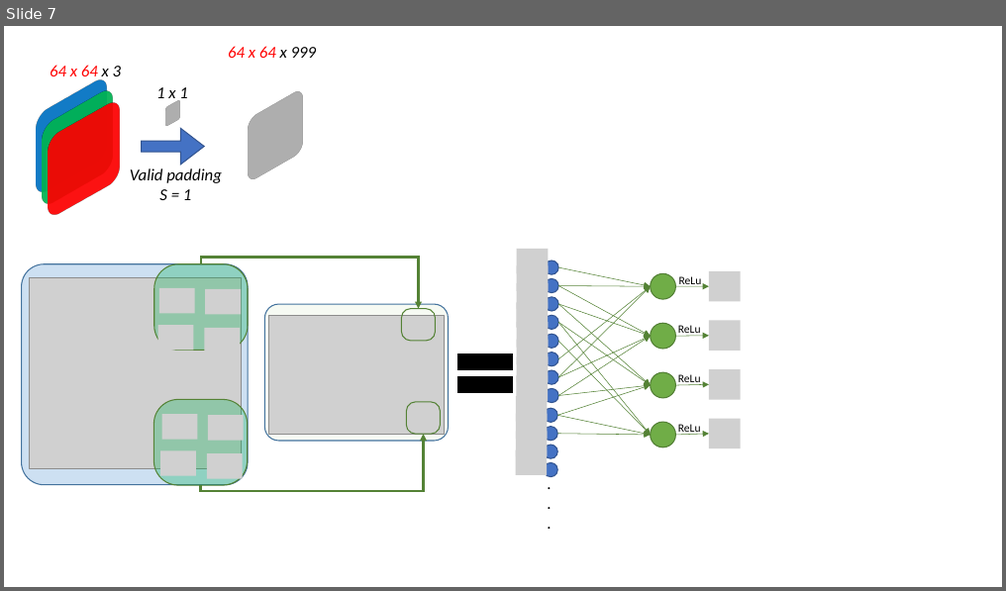
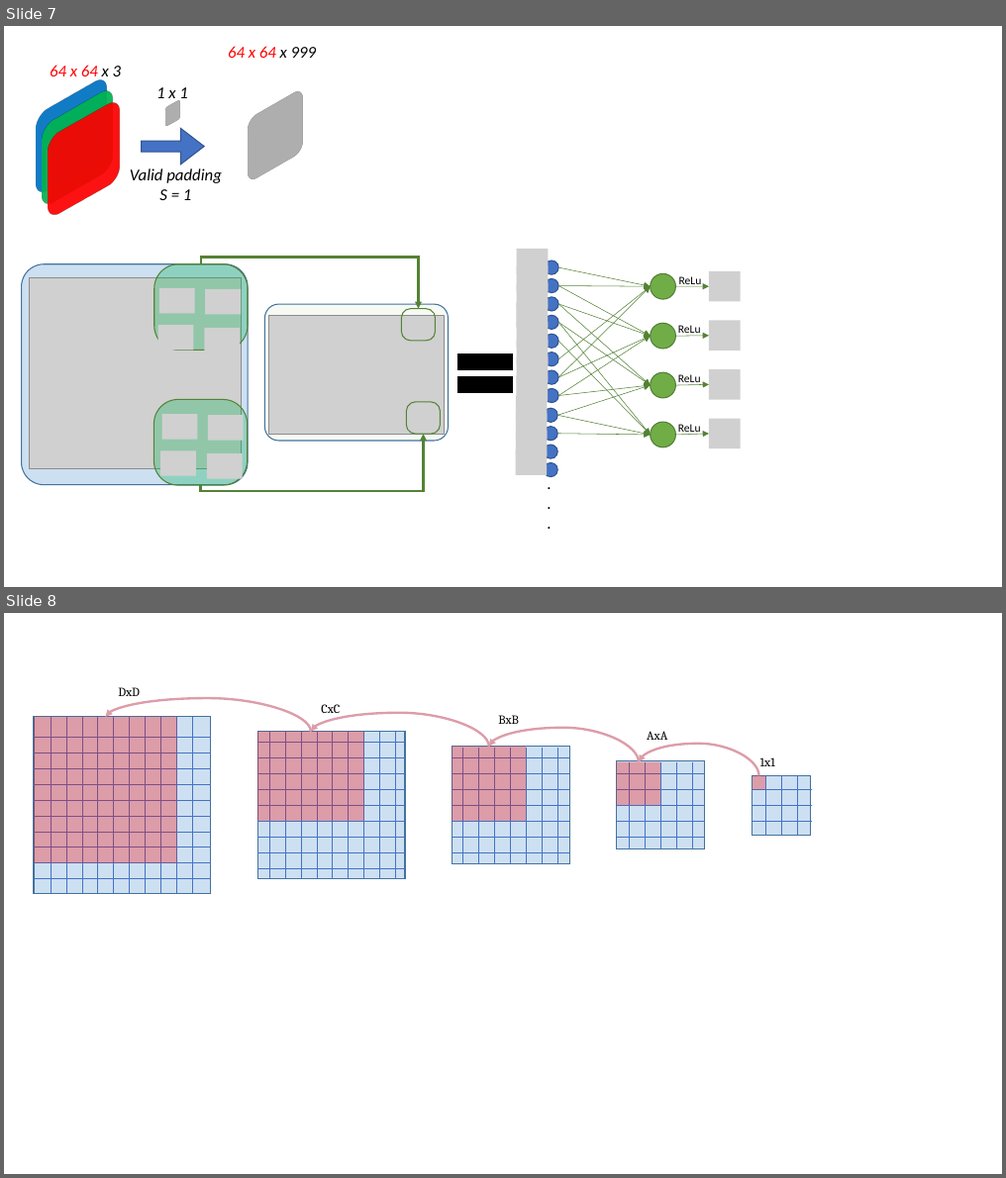
Before and after one commit to fccarvalho2/Deep-Learning, a slide deck: Figuras/Figuras.pptx. Shown one above the other, each under a label of ours: slide 7 before the commit, slides 7 and 8 after it. The pictures are 1006x591 and 1006x1178 pixels, drawn with LibreOffice and Linux fonts; fonts in the diff are those of the drawing; grey boxes stand for pictures. Boxes give left, top, right and bottom in pixels: in the first picture for what was removed or moved away, otherwise in the second. Text is boxed around its words. In the diff, an @@ line names an element or a change of style, - is before the commit and + after.

Commit message:
resumo 2

```diff
--- a/Figuras/Figuras.pptx
+++ b/Figuras/Figuras.pptx
@@ slide 8 added at box(4, 613, 1002, 1174), background #FFFFFF @@
@@ curved arrow added from (311, 731) to (105, 717), #DC9DA9 2.25 pt @@
@@ text added at box(118, 687, 140, 696), 12 pt, text #000000 @@
+DxD
@@ group added at box(34, 717, 211, 894): 20 lines, 1 rounded rectangle, 1 rectangle @@
@@ group added at box(257, 731, 405, 879): 18 lines, 1 rounded rectangle, 1 rectangle @@
@@ curved arrow added from (489, 747) to (311, 731), #DC9DA9 2.25 pt @@
@@ text added at box(321, 704, 340, 713), 12 pt, text #000000 @@
+CxC
@@ curved arrow added from (639, 761) to (489, 747), #DC9DA9 2.25 pt @@
@@ text added at box(498, 715, 519, 724), 12 pt, text #000000 @@
+BxB
@@ text added at box(647, 731, 667, 740), 12 pt, text #000000 @@
+AxA
@@ group added at box(451, 747, 570, 864): 14 lines, 1 rounded rectangle, 1 rectangle @@
@@ curved arrow added from (759, 775) to (639, 761), #DC9DA9 2.25 pt @@
@@ text added at box(760, 758, 775, 766), 12 pt, text #000000 @@
+1x1
@@ group added at box(617, 761, 705, 850): 10 lines, 1 rounded rectangle, 1 rectangle @@
@@ group added at box(751, 775, 812, 836): 6 lines, 1 rounded rectangle, 1 rectangle @@
```
